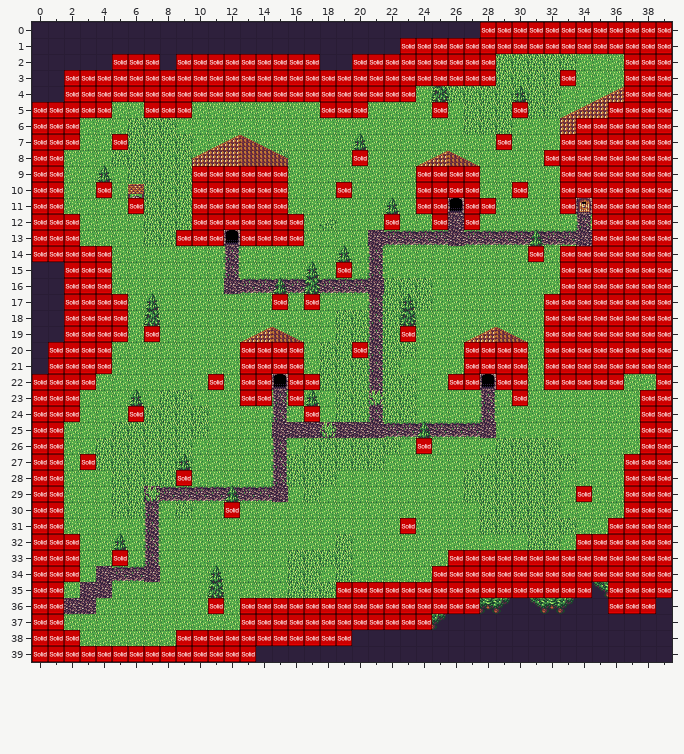
A Tiled map gets an edit: game/data/map/area01.tmx. That is the earlier state.
Cells are 32x32 px. Shown: x 0..39, y 0..39.
And afterwards:
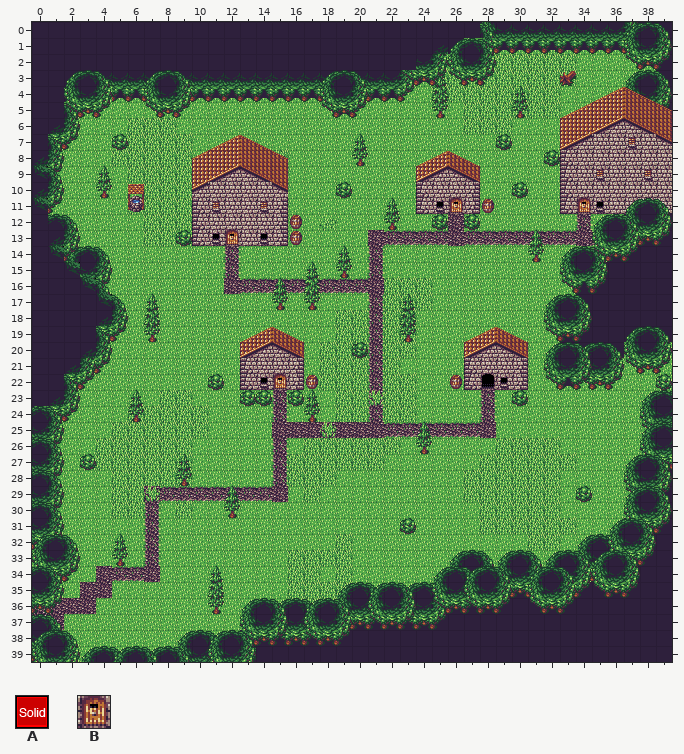
Key: from "metatiles32x32": A 0 "solid"; from "town_forest_tiles": B 2.
_ is an empty cell, . an unchanged one.
Tiles of an added or newly shown layer are drawn over the layers below it.
Edits made:
--- layer "doors" (added)
@@ x 26..26 @@
-11 _
+11 B
@@ x 12..12 @@
-13 _
+13 B
@@ x 15..15 @@
-22 _
+22 B
--- layer "collision" (now hidden)
@@ x 0..39 @@
- 0 ............................AAAAAAAAAAAA
- 1 .......................AAAAAAAAAAAAAAAAA
- 2 .....AAA.AAAAAAAAA..AAAAAAAAA........AAA
- 3 ..AAAAAAAAAAAAAAAAAAAAAAAAAAA....A...AAA
- 4 ..AAAAAAAAAAAAAAAAAAAAAA.............AAA
- 5 AAAAA..AAA........AAA....A....A.....AAAA
- 6 AAA...............................AAAAAA
- 7 AAA..A.......................A...AAAAAAA
- 8 AA..................A...........AAAAAAAA
- 9 AA........AAAAAA........AAAA.....AAAAAAA
-10 AA..A.....AAAAAA...A....AAAA..A..AAAAAAA
-11 AA....A...AAAAAA........AA.AA....A.AAAAA
-12 AAA.......AAAAAAA.....A..A.A.......AAAAA
-13 AAA......AAA.AAAA..................AAAAA
-14 AAAAA..........................A.AAAAAAA
-15 ..AAA..............A.............AAAAAAA
-16 ..AAA............................AAAAAAA
-17 ..AAAA.........A.A..............AAAAAAAA
-18 ..AAAA..........................AAAAAAAA
-19 ..AAAA.A...............A........AAAAAAAA
-20 .AAAA........AAAA...A......AAAA.AAAAAAAA
-21 .AAAA........AAAA..........AAAA.AAAAAAAA
-22 AAAA.......A.AA.AA........AA.AA.AAAAA..A
-23 AAA..........AA.A.............A.......AA
-24 AAA...A..........A....................AA
-25 AA....................................AA
-26 AA......................A.............AA
-27 AA.A.................................AAA
-28 AA.......A...........................AAA
-29 AA................................A..AAA
-30 AA..........A........................AAA
-31 AA.....................A............AAAA
-32 AAA...............................AAAAAA
-33 AAA..A....................AAAAAAAAAAAAAA
-34 AAA......................AAAAAAAAAAAAAAA
-35 AA.................AAAAAAAAAAAAAAAA.AAAA
-36 AA.........A.AAAAAAAAAAAAAAA........AAA.
-37 AA...........AAAAAAAAAAAA...............
-38 AAA......AAAAAAAAAAA....................
-39 AAAAAAAAAAAAAA..........................
+ 0 ............................____________
+ 1 ......................._________________
+ 2 .....___._________.._________........___
+ 3 ..___________________________...._...___
+ 4 ..______________________.............___
+ 5 _____..___........___...._...._.....____
+ 6 ___...............................______
+ 7 ___.._......................._..._______
+ 8 __.................._...........________
+ 9 __........______........____....._______
+10 __.._.....______..._....____.._.._______
+11 __...._...______........__.__...._._____
+12 ___......._______....._.._._......._____
+13 ___......___.____.................._____
+14 _____.........................._._______
+15 ..___.............._............._______
+16 ..___............................_______
+17 ..____........._._..............________
+18 ..____..........................________
+19 ..____._..............._........________
+20 .____........____..._......____.________
+21 .____........____..........____.________
+22 ____......._.__.__........__.__._____.._
+23 ___..........__._............._.......__
+24 ___..._.........._....................__
+25 __....................................__
+26 __......................_.............__
+27 __._.................................___
+28 __......._...........................___
+29 __................................_..___
+30 __.........._........................___
+31 __....................._............____
+32 ___...............................______
+33 ___.._....................______________
+34 ___......................_______________
+35 __.................________________.____
+36 __........._._______________........___.
+37 __...........____________...............
+38 ___......___________....................
+39 ______________..........................
Changed places in both pictures, as pixel boxes (x1, y1, x2, y2):
changed: (32, 22, 672, 662)
